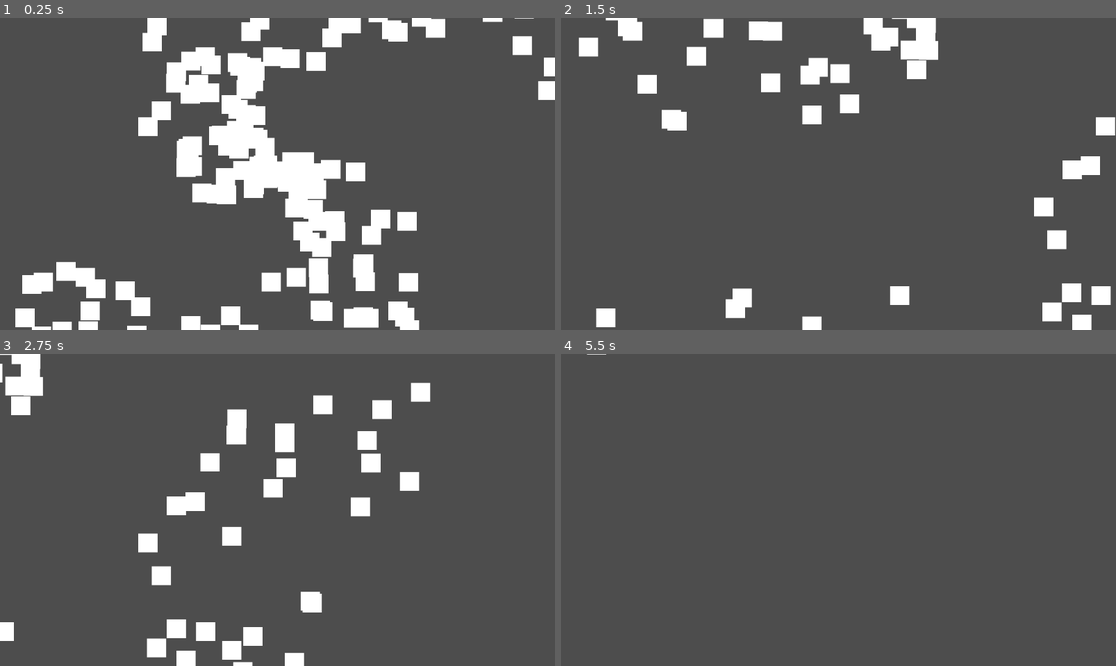
Above: before the commit, frames 1-4 (two rows, left to right).
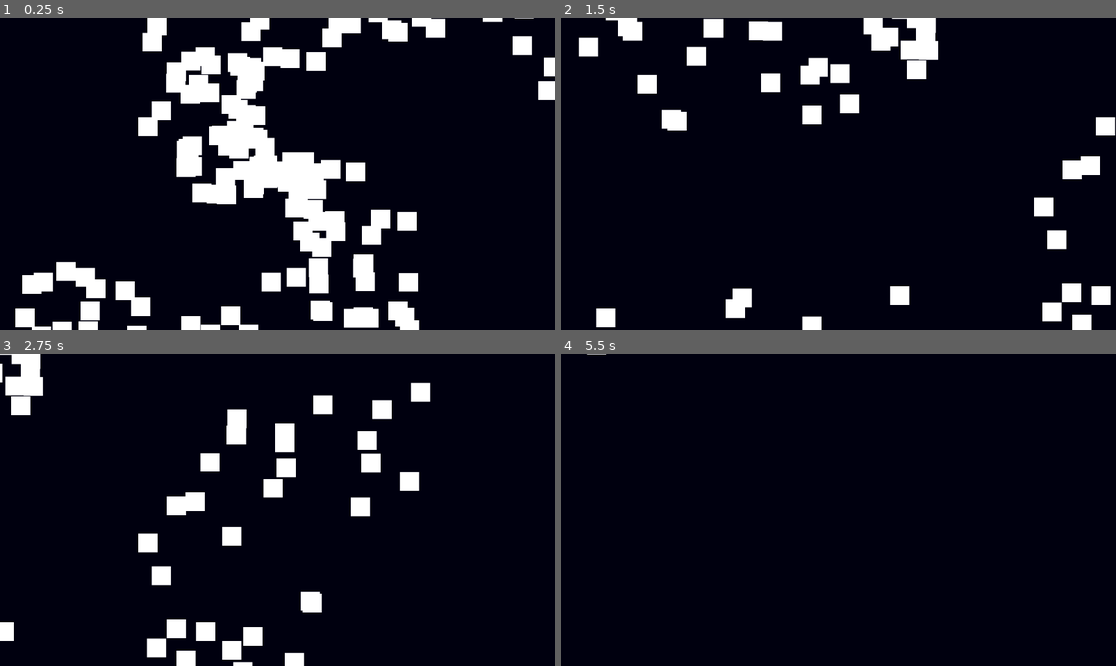
Above: after the commit, the same moments.

Repository: indifferenteye/hegswarm
Game: Godot game, scene res://scenes/galaxy.tscn
The game is run twice, just before and just after one commit, with the same random seed, the same clock (stepped at 60 frames per second) and the same inputs.
Inputs (mouse positions are in pixels of both pictures, inside the frame that each line leads up to):
- Up to frame 1 (0.25 s): no input
- Up to frame 2 (1.5 s): tap Enter at 0.5 s; move the mouse to (838, 177) at 0.52 s; hold S (camera_move_down) 0.53-1.28 s; click (838, 177) at 0.67 s; move the mouse to (816, 30) at 1.27 s; tap A (camera_move_left) at 1.35 s; click (816, 30) at 1.42 s
- Up to frame 3 (2.75 s): tap Space at 2 s; move the mouse to (355, 354) at 2.02 s; hold D (camera_move_right) from 2.03 s (still down); click (355, 354) at 2.17 s
- Up to frame 4 (5.5 s): move the mouse to (594, 360) at 2.77 s; release D (camera_move_right) at 2.78 s; tap W (camera_move_up) at 2.85 s; click (594, 360) at 2.92 s; tap Enter at 3.5 s; move the mouse to (616, 372) at 3.52 s; hold S (camera_move_down) 3.53-4.28 s; click (616, 372) at 3.67 s; move the mouse to (599, 391) at 4.27 s; tap A (camera_move_left) at 4.35 s; click (599, 391) at 4.42 s; tap Space at 5 s; move the mouse to (738, 378) at 5.02 s; hold D (camera_move_right) from 5.03 s (still down); click (738, 378) at 5.17 s

The runs differ from the first frame. In frame 1, 83% of the frame differs, in the area x 0-100%, y 0-100%; in frame 2, 93%; in frame 3, 94%; in frame 4, 100%.

Commit message:
inspector changes: background color

Diff:
--- a/project.godot
+++ b/project.godot
@@ -14,6 +14,10 @@
 run/main_scene="uid://bey6hgn2q5xdd"
 config/features=PackedStringArray("4.4", "Forward Plus")
 config/icon="res://icon.svg"
+
+[autoload]
+
+Globals="*res://scripts/globals.gd"
 
 [input]
 
@@ -66,5 +70,6 @@
 ]
 }
 
-[autoload]
-Globals="*res://scripts/globals.gd"
+[rendering]
+
+environment/defaults/default_clear_color=Color(0, 0, 0.0588235, 1)
--- a/scenes/galaxy.tscn
+++ b/scenes/galaxy.tscn
@@ -1,14 +1,18 @@
-[gd_scene load_steps=4 format=3 uid="uid://bey6hgn2q5xdd"]
+[gd_scene load_steps=5 format=3 uid="uid://bey6hgn2q5xdd"]
 
 [ext_resource type="PackedScene" uid="uid://cwj81lysn86dj" path="res://assets/star.tscn" id="1_jxn3g"]
 [ext_resource type="Script" uid="uid://dmtkapt354yxv" path="res://scripts/world_generation.gd" id="2_mlxib"]
 [ext_resource type="PackedScene" uid="uid://bn0wywribwxc6" path="res://assets/main_camera.tscn" id="3_mlxib"]
 
+[sub_resource type="Environment" id="Environment_mlxib"]
+background_mode = 1
+background_color = Color(0, 0, 0.0588235, 1)
+
 [node name="Node2D" type="Node2D"]
 
-[node name="WorldGeneration" type="Node2D" parent="."]
+[node name="World" type="Node2D" parent="."]
 
-[node name="script" type="Node2D" parent="WorldGeneration"]
+[node name="script" type="Node2D" parent="World"]
 script = ExtResource("2_mlxib")
 scene_to_instance = ExtResource("1_jxn3g")
 star_count = 420
@@ -17,3 +21,6 @@
 arm_spread = 0.9
 
 [node name="MainCamera" parent="." instance=ExtResource("3_mlxib")]
+
+[node name="WorldEnvironment" type="WorldEnvironment" parent="MainCamera"]
+environment = SubResource("Environment_mlxib")
